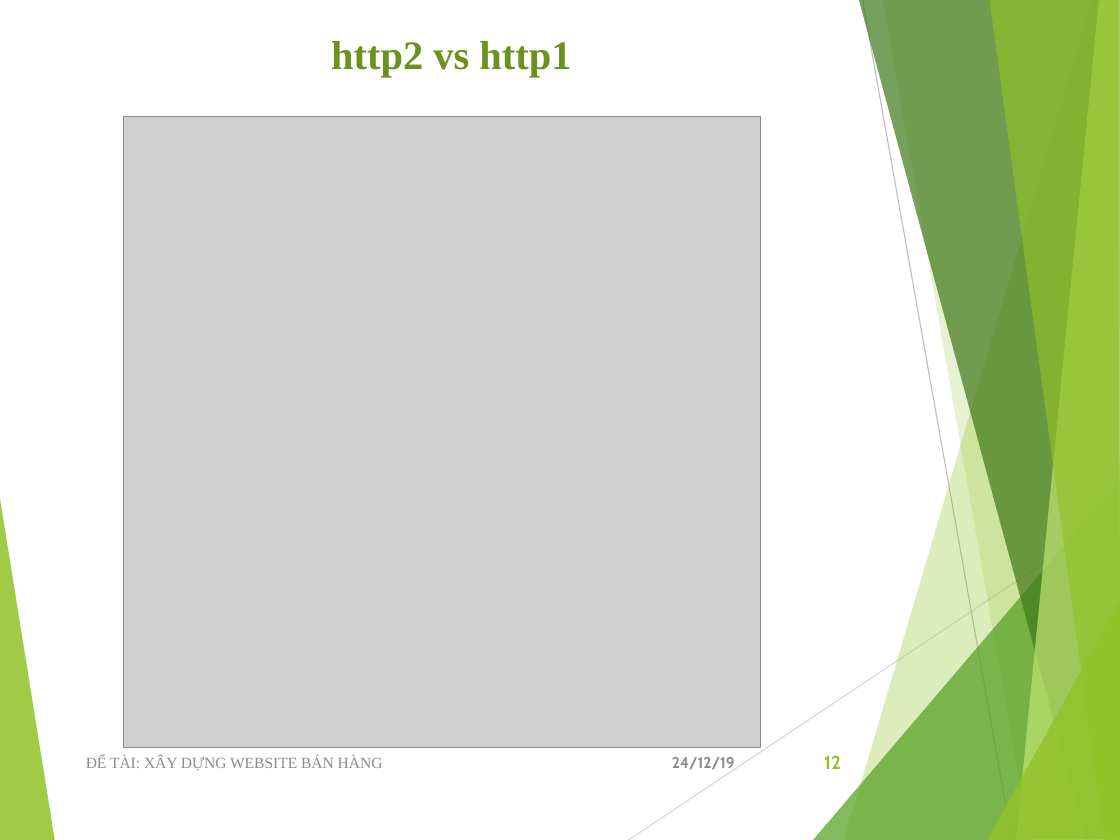
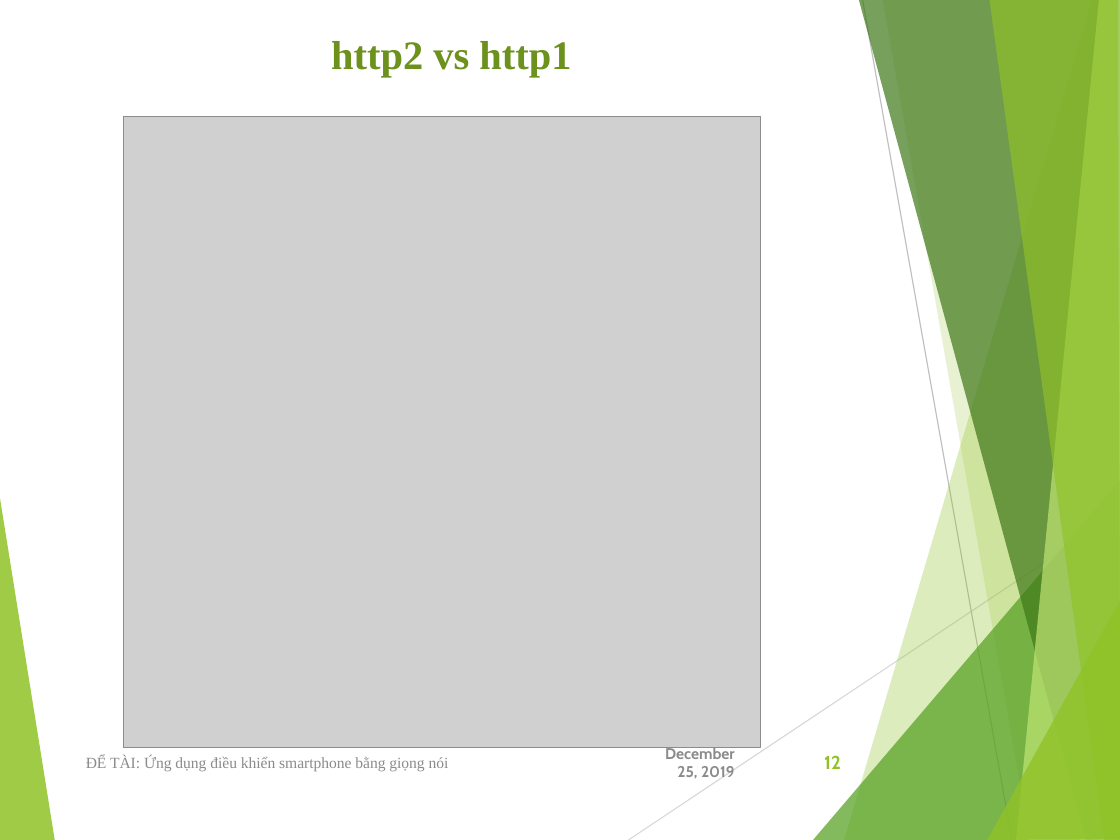
Before and after one commit to viet97/doandocs, a slide deck: slide 12 of DATN_Presentation.pptx. Drawn at 1120x840 pixels with LibreOffice and Linux fonts; fonts in the diff are those of the drawing; grey boxes stand for pictures. Boxes give left, top, right and bottom in pixels: in the first picture for what was removed or moved away, otherwise in the second. Text is boxed around its words. In the diff, an @@ line names an element or a change of style, - is before the commit and + after.

```diff
--- a/DATN_Presentation.pptx
+++ b/DATN_Presentation.pptx
@@ text at [665,747,735,778]: text changed @@
-24/12/19
+December 25, 2019
@@ text at [86,756,449,771]: text changed @@
-ĐỂ TÀI: XÂY DỰNG WEBSITE BÁN HÀNG
+ĐỂ TÀI: Ứng dụng điều khiển smartphone bằng giọng nói
```
Also in this commit, not shown: 20 other slides changed, 6 slides added, 2 slides removed.
